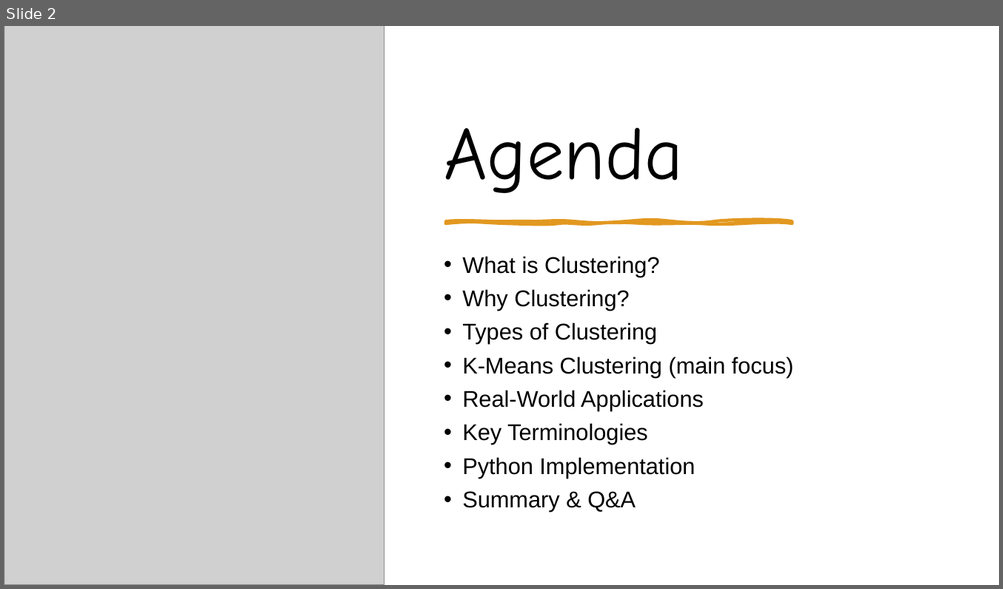
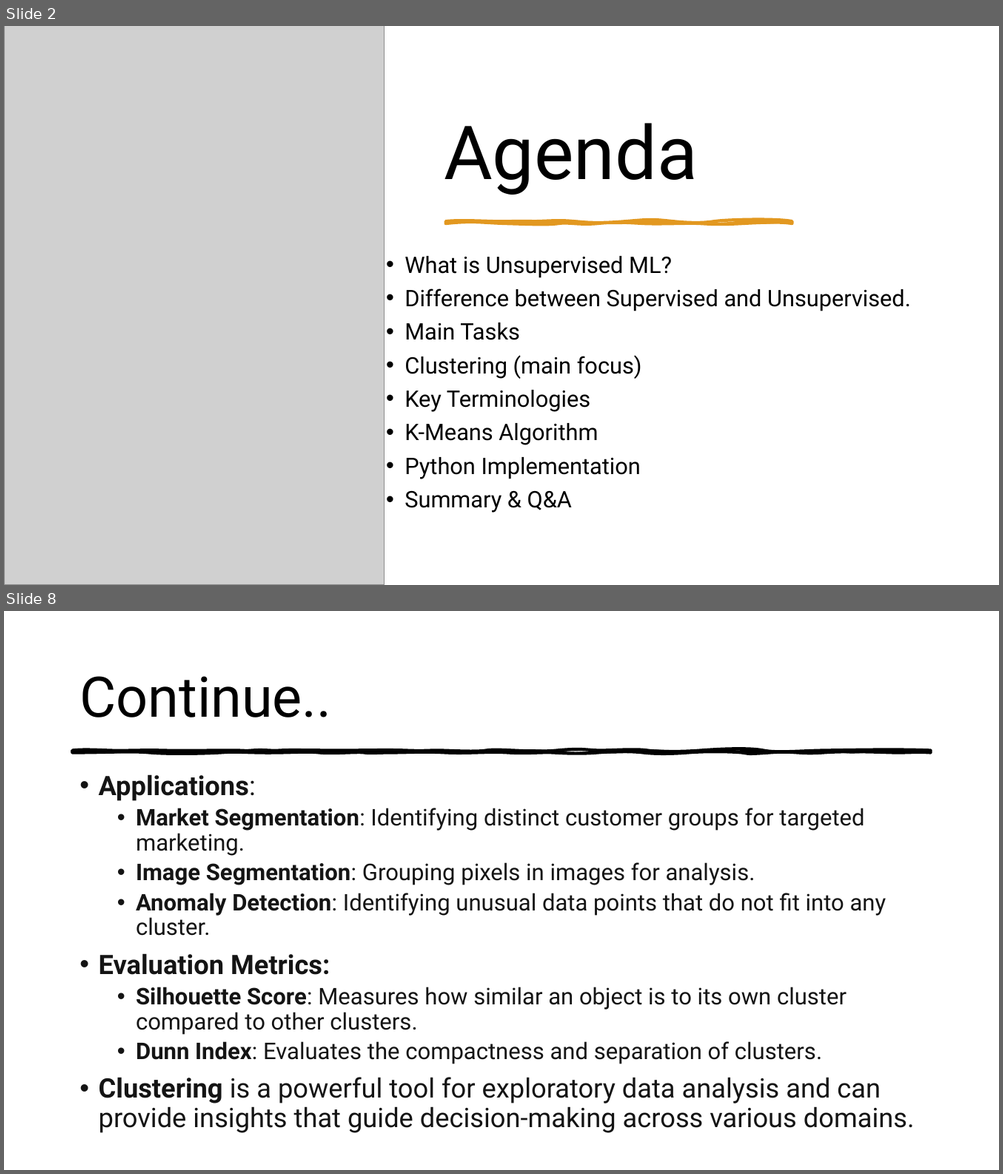
Before and after one commit to Ahmed-7-ML/Practical-Machine-Deep-Learning, a slide deck: Machine Learning/Unsupervised ML/Clustering/Clustering & KMeans.pptx. Shown one above the other, each under a label of ours: slide 2 before the commit, slides 2 and 8 after it; the slides between them are not shown. The pictures are 1003x589 and 1003x1174 pixels, drawn with LibreOffice and Linux fonts; fonts in the diff are those of the drawing; grey boxes stand for pictures. Boxes give left, top, right and bottom in pixels: in the first picture for what was removed or moved away, otherwise in the second. Text is boxed around its words. In the diff, an @@ line names an element or a change of style, - is before the commit and + after.

Commit message:
Unsupervised ML

```diff
--- a/Machine Learning/Unsupervised ML/Clustering/Clustering & KMeans.pptx
+++ b/Machine Learning/Unsupervised ML/Clustering/Clustering & KMeans.pptx
@@ slide 8 added at (4, 611, 999, 1170), background #FFFFFF @@
@@ title added at (79, 676, 331, 718), 54 pt, text #000000 @@
+Continue..
@@ freeform shape added at (73, 751, 930, 753), fill #000000, outline #000000 3 pt @@
@@ text added at (99, 775, 914, 1133), 22.2 pt, text #141414 @@
+• Applications:
+  • Market Segmentation: Identifying distinct customer groups for targeted marketing.
+  • Image Segmentation: Grouping pixels in images for analysis.
+  • Anomaly Detection: Identifying unusual data points that do not fit into any cluster.
+• Evaluation Metrics:
+  • Silhouette Score: Measures how similar an object is to its own cluster compared to other clusters.
+  • Dunn Index: Evaluates the compactness and separation of clusters.
+• Clustering is a powerful tool for exploratory data analysis and can provide insights that guide decision-making across various domains.
@@ slide 2 changed as well @@
@@ title "Agenda" at (444, 123, 697, 195): font Comic Neue to Roboto @@
@@ text "What is Unsupervised ML?": place and size @@
-text "What is Unsupervised ML?" at (462, 256, 794, 512)
+text "What is Unsupervised ML?" at (404, 256, 910, 513)
@@ text at (404, 256, 910, 379): text changed; font Arial to Roboto @@
-• What is Clustering?
-• Why Clustering?
-• Types of Clustering
-• K-Means Clustering (main focus)
-• Real-World Applications
+• What is Unsupervised ML?
+• Difference between Supervised and Unsupervised.
+• Main Tasks
+• Clustering (main focus)
@@ text at (404, 390, 640, 513): font Arial to Roboto in "Key Terminologies", "Python Implementation", "Summary & Q&A" @@
@@ text at (404, 423, 597, 446): paragraph added @@
+• K-Means Algorithm
```
Also in this commit, not shown: 1 other slide changed, 8 other slides added, 3 slides removed.
